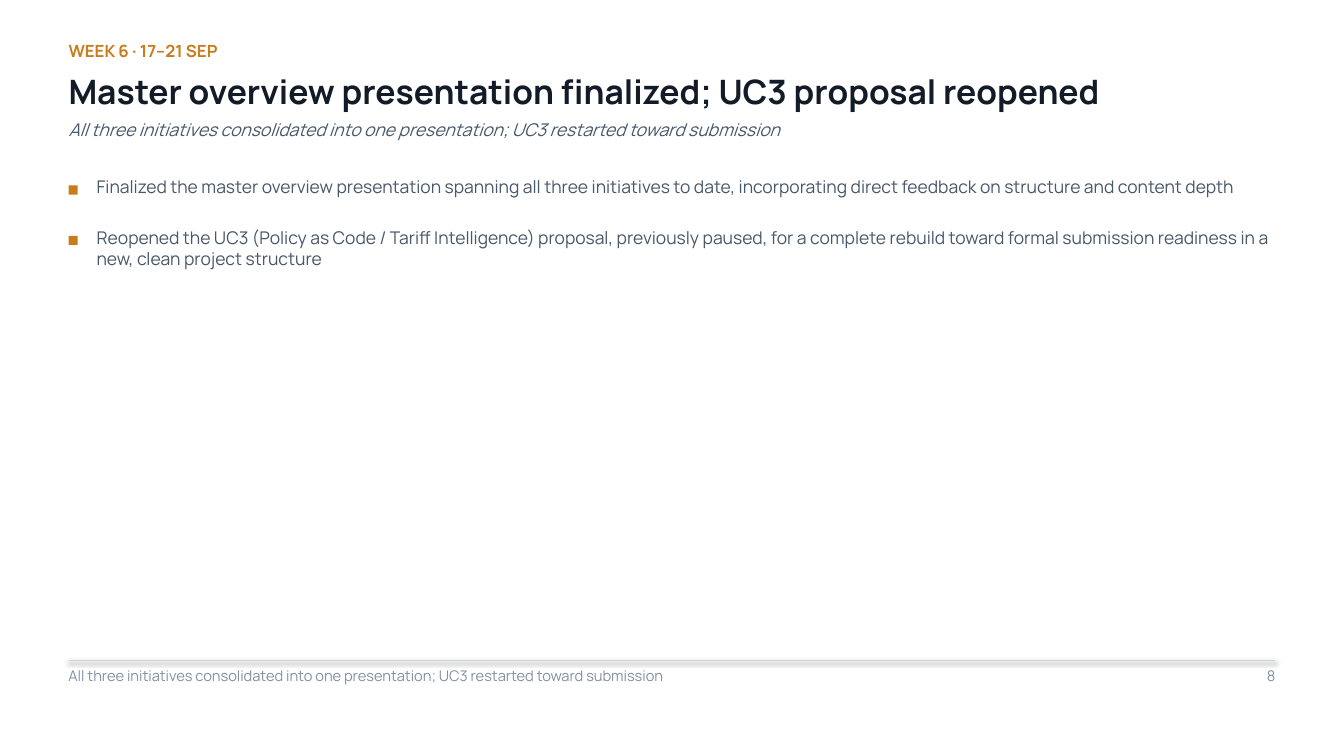
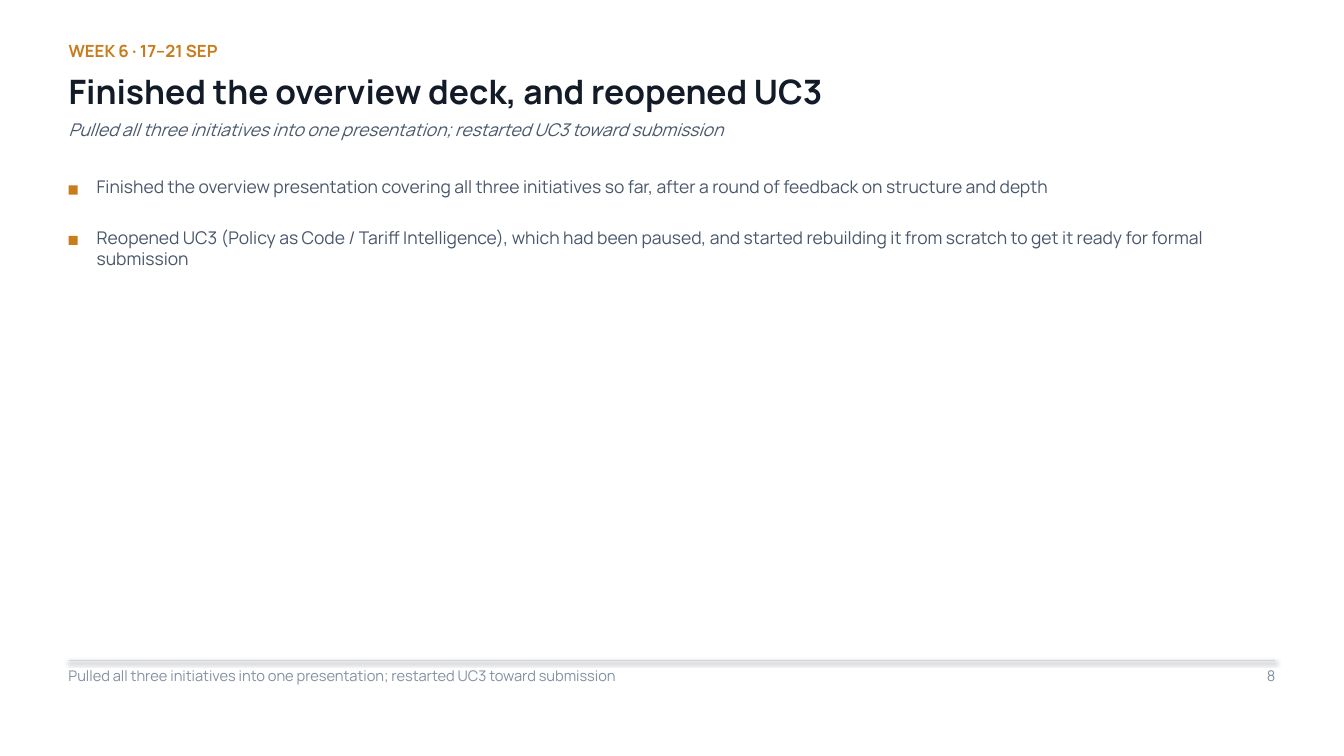
Before and after one commit to Sanjay-dev22/personal-deg, a slide deck: slide 8 of work-record/DEG-IES-Work-Record.pptx. Drawn at 1344x756 pixels with LibreOffice and Linux fonts; fonts in the diff are those of the drawing. Boxes give left, top, right and bottom in pixels: in the first picture for what was removed or moved away, otherwise in the second. Text is boxed around its words. In the diff, an @@ line names an element or a change of style, - is before the commit and + after.

```diff
--- a/work-record/DEG-IES-Work-Record.pptx
+++ b/work-record/DEG-IES-Work-Record.pptx
@@ text at bbox=[69, 79, 823, 112]: text changed @@
-Master overview presentation finalized; UC3 proposal reopened
+Finished the overview deck, and reopened UC3
@@ text at bbox=[69, 123, 723, 140]: text changed @@
-All three initiatives consolidated into one presentation; UC3 restarted toward submission
+Pulled all three initiatives into one presentation; restarted UC3 toward submission
@@ text at bbox=[97, 180, 1048, 198]: text changed @@
-Finalized the master overview presentation spanning all three initiatives to date, incorporating direct feedback on structure and content depth
+Finished the overview presentation covering all three initiatives so far, after a round of feedback on structure and depth
@@ text at bbox=[97, 229, 1203, 266]: text changed @@
-Reopened the UC3 (Policy as Code / Tariff Intelligence) proposal, previously paused, for a complete rebuild toward formal submission readiness in a new, clean project structure
+Reopened UC3 (Policy as Code / Tariff Intelligence), which had been paused, and started rebuilding it from scratch to get it ready for formal submission
@@ text at bbox=[68, 670, 616, 684]: text changed @@
-All three initiatives consolidated into one presentation; UC3 restarted toward submission
+Pulled all three initiatives into one presentation; restarted UC3 toward submission
```
Also in this commit, not shown: 13 other slides changed.
